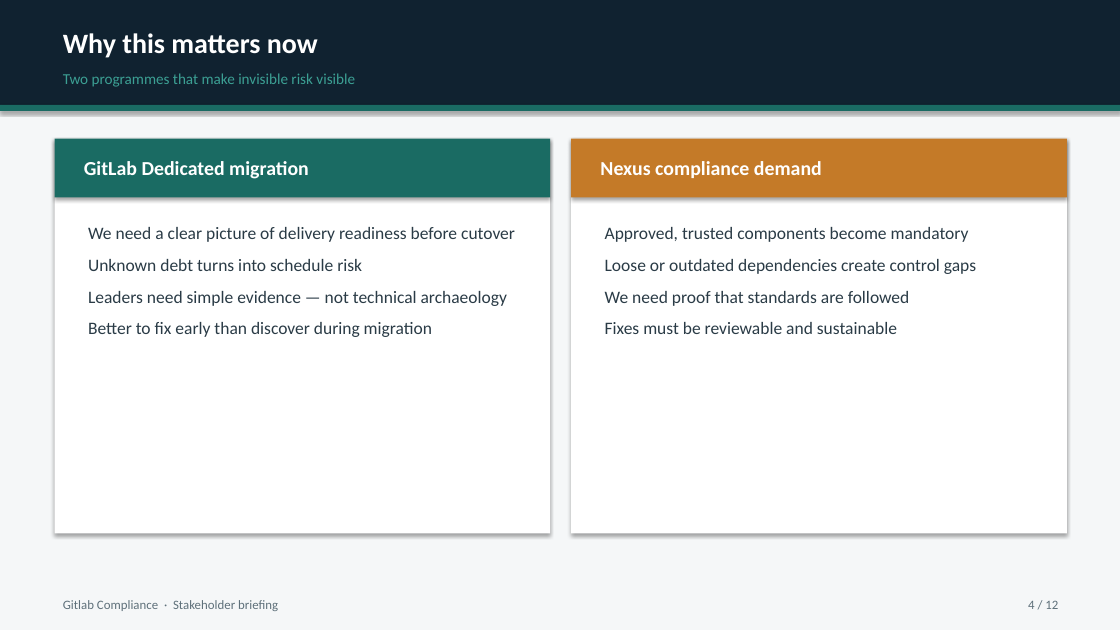
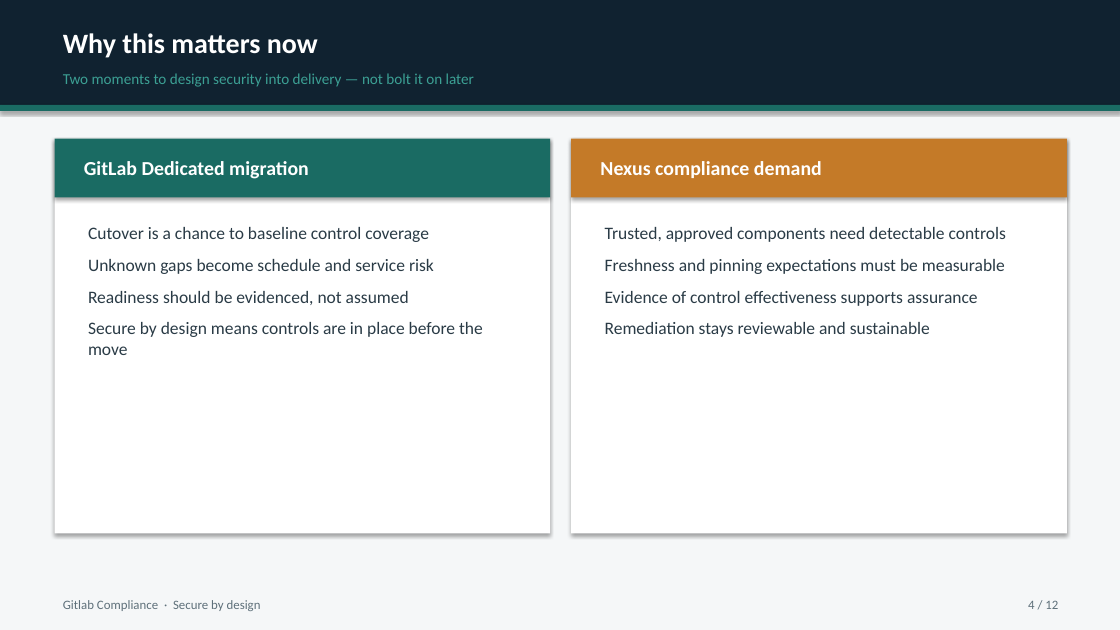
Before and after one commit to MaturityBuilder/gitlab-compliance, a slide deck: slide 4 of docs/presentations/gitlab-compliance-stakeholder-briefing.pptx. Drawn at 1120x630 pixels with LibreOffice and Linux fonts; fonts in the diff are those of the drawing. Boxes give left, top, right and bottom in pixels: in the first picture for what was removed or moved away, otherwise in the second. Text is boxed around its words. In the diff, an @@ line names an element or a change of style, - is before the commit and + after.

```diff
--- a/docs/presentations/gitlab-compliance-stakeholder-briefing.pptx
+++ b/docs/presentations/gitlab-compliance-stakeholder-briefing.pptx
@@ text at (63,73,474,87): text changed @@
-Two programmes that make invisible risk visible
+Two moments to design security into delivery — not bolt it on later
@@ text at (88,227,483,355): text changed @@
-We need a clear picture of delivery readiness before cutover
-Unknown debt turns into schedule risk
-Leaders need simple evidence — not technical archaeology
-Better to fix early than discover during migration
+Cutover is a chance to baseline control coverage
+Unknown gaps become schedule and service risk
+Readiness should be evidenced, not assumed
+Secure by design means controls are in place before the move
@@ text at (605,227,1006,337): text changed @@
-Approved, trusted components become mandatory
-Loose or outdated dependencies create control gaps
-We need proof that standards are followed
-Fixes must be reviewable and sustainable
+Trusted, approved components need detectable controls
+Freshness and pinning expectations must be measurable
+Evidence of control effectiveness supports assurance
+Remediation stays reviewable and sustainable
@@ text at (63,600,261,611): text changed @@
-Gitlab Compliance · Stakeholder briefing
+Gitlab Compliance · Secure by design
```
Also in this commit, not shown: 9 other slides changed, 2 slides added, 2 slides removed, 2 other files.
